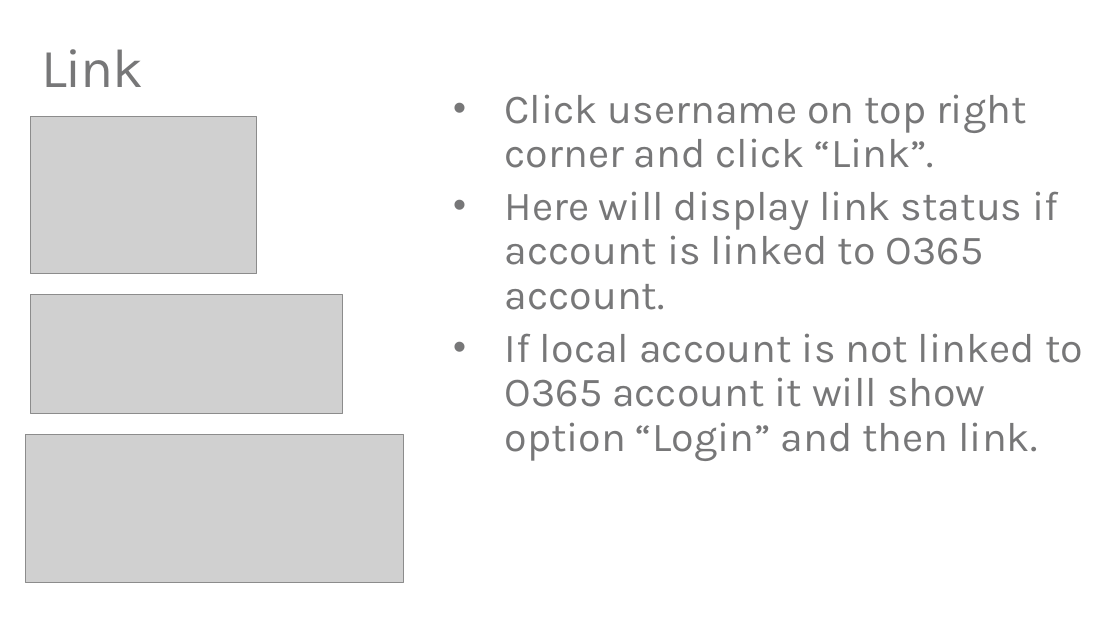
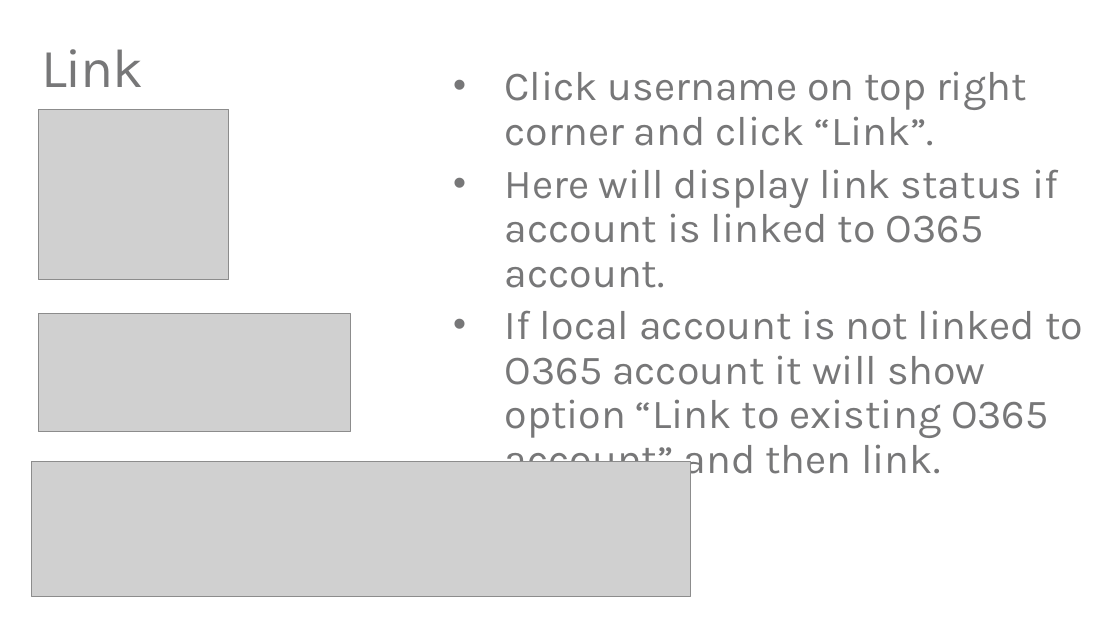
Before and after one commit to TylerLu/EDUGraphAPI-Angular, a slide deck: slide 22 of EDU GRAPH-API Demo Script.pptx (slide 21 before the commit). Drawn at 1120x630 pixels with LibreOffice and Linux fonts; fonts in the diff are those of the drawing; grey boxes stand for pictures. Boxes give left, top, right and bottom in pixels: in the first picture for what was removed or moved away, otherwise in the second. Text is boxed around its words. In the diff, an @@ line names an element or a change of style, - is before the commit and + after.

```diff
--- a/EDU GRAPH-API Demo Script.pptx
+++ b/EDU GRAPH-API Demo Script.pptx
@@ picture: place and size @@
-picture at bbox=[30, 116, 257, 273]
+picture at bbox=[39, 110, 229, 279]
@@ picture: place and size @@
-picture at bbox=[30, 295, 343, 413]
+picture at bbox=[39, 313, 351, 432]
@@ text at bbox=[505, 310, 1083, 484]: text changed @@
-• If local account is not linked to O365 account it will show option “Login” and then link.
+• If local account is not linked to O365 account it will show option “Link to existing O365 account” and then link.
@@ picture removed at bbox=[26, 435, 404, 583] @@
@@ picture added at bbox=[32, 461, 691, 596] @@
```
Also in this commit, not shown: 21 other slides changed, 3 slides added, 4 other files.
